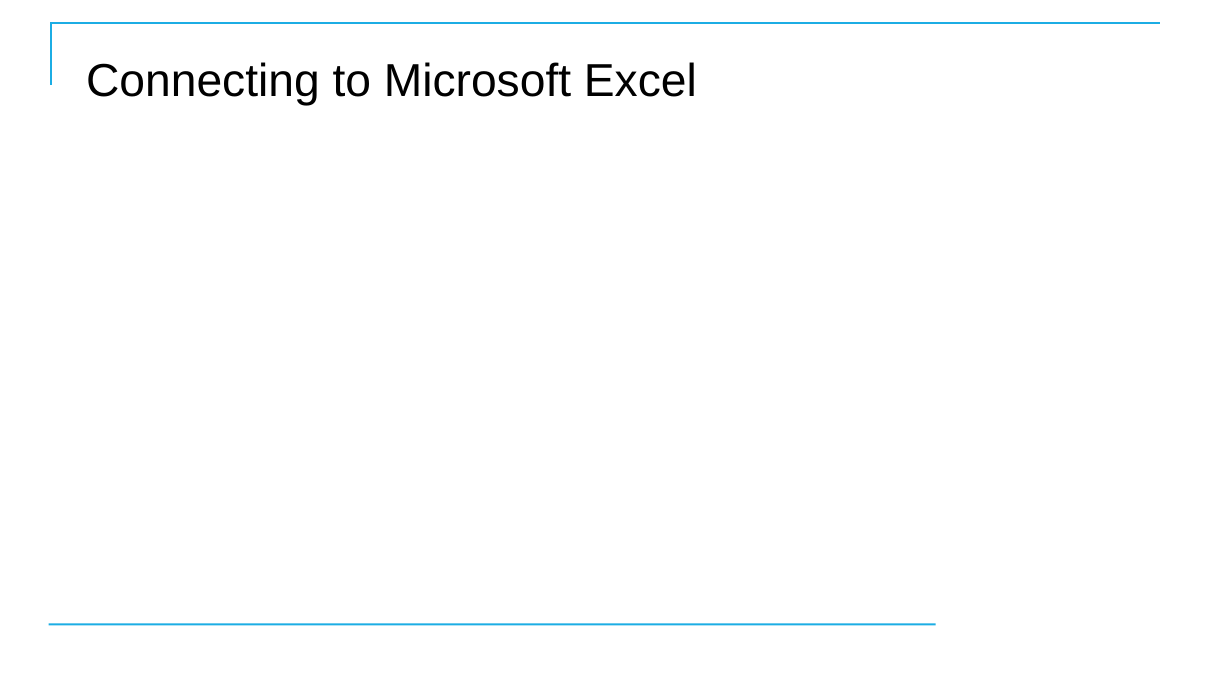
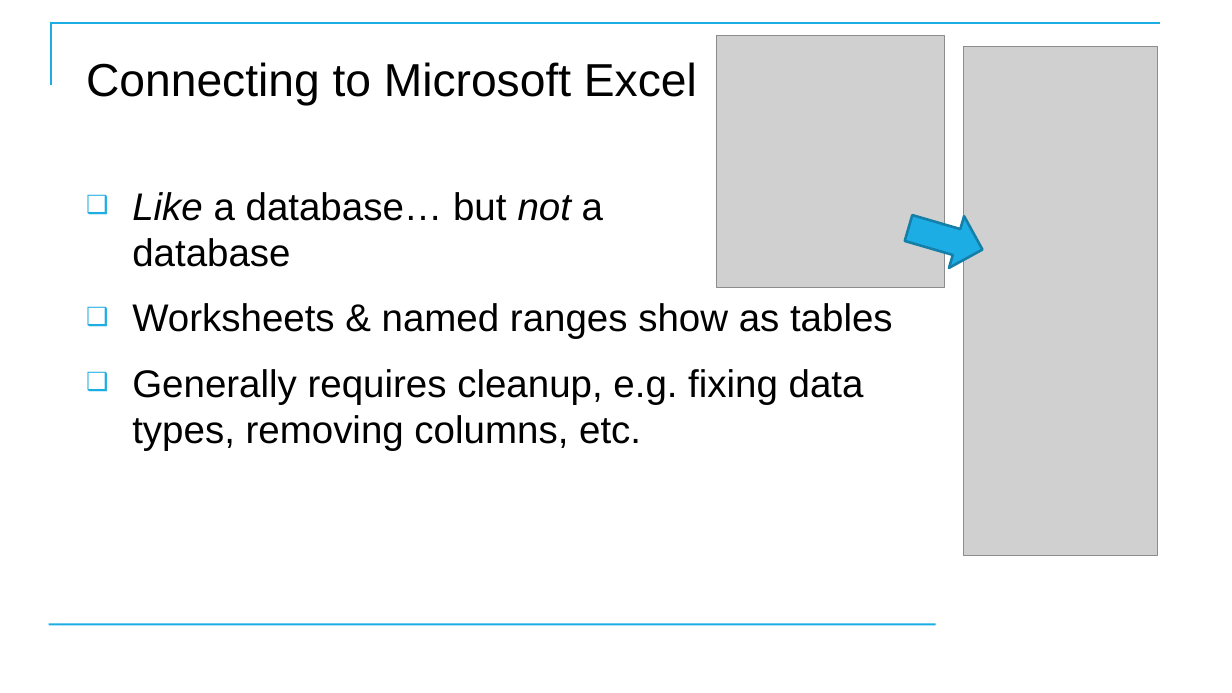
Before and after one commit to CostelloTechnicalConsulting/XTBP10---Tableau-Prep-Introduction, a slide deck: slide 37 of ppt/TableauPrepBuilderIntroV1_1.pptx. Drawn at 1232x693 pixels with LibreOffice and Linux fonts; fonts in the diff are those of the drawing; grey boxes stand for pictures; background and template pictures are left out. Boxes give left, top, right and bottom in pixels: in the first picture for what was removed or moved away, otherwise in the second. Text is boxed around its words. In the diff, an @@ line names an element or a change of style, - is before the commit and + after.

Commit message:
Added data

```diff
--- a/ppt/TableauPrepBuilderIntroV1_1.pptx
+++ b/ppt/TableauPrepBuilderIntroV1_1.pptx
@@ picture added at box(716, 35, 945, 287) @@
@@ picture added at box(964, 46, 1157, 555) @@
@@ text added at box(132, 192, 893, 451), 30 pt, text #000000 @@
+❑ Like a database… but not a
+  database
+❑ Worksheets & named ranges show as tables
+❑ Generally requires cleanup, e.g. fixing data types, removing columns, etc.
@@ right arrow added at box(902, 202, 990, 275), fill #1CADE4, outline #1580A9 2 pt @@
```
Also in this commit, not shown: 25 other slides changed, 1 slide added, 1 slide removed, 18 other files.
